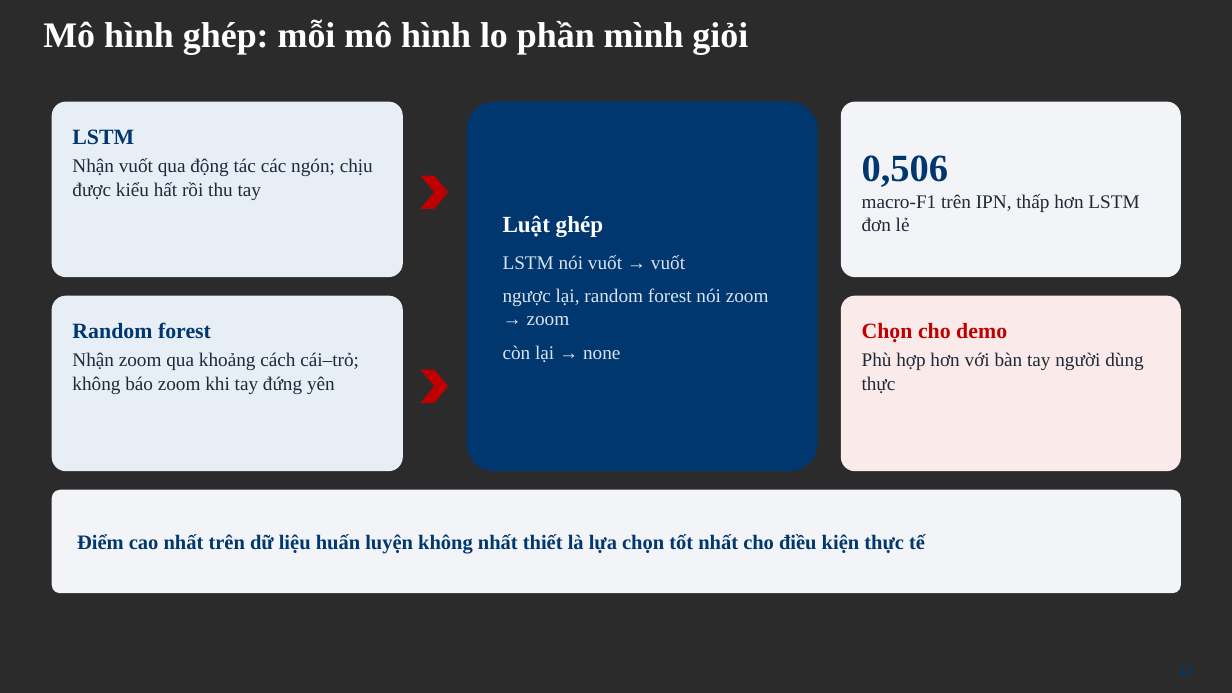
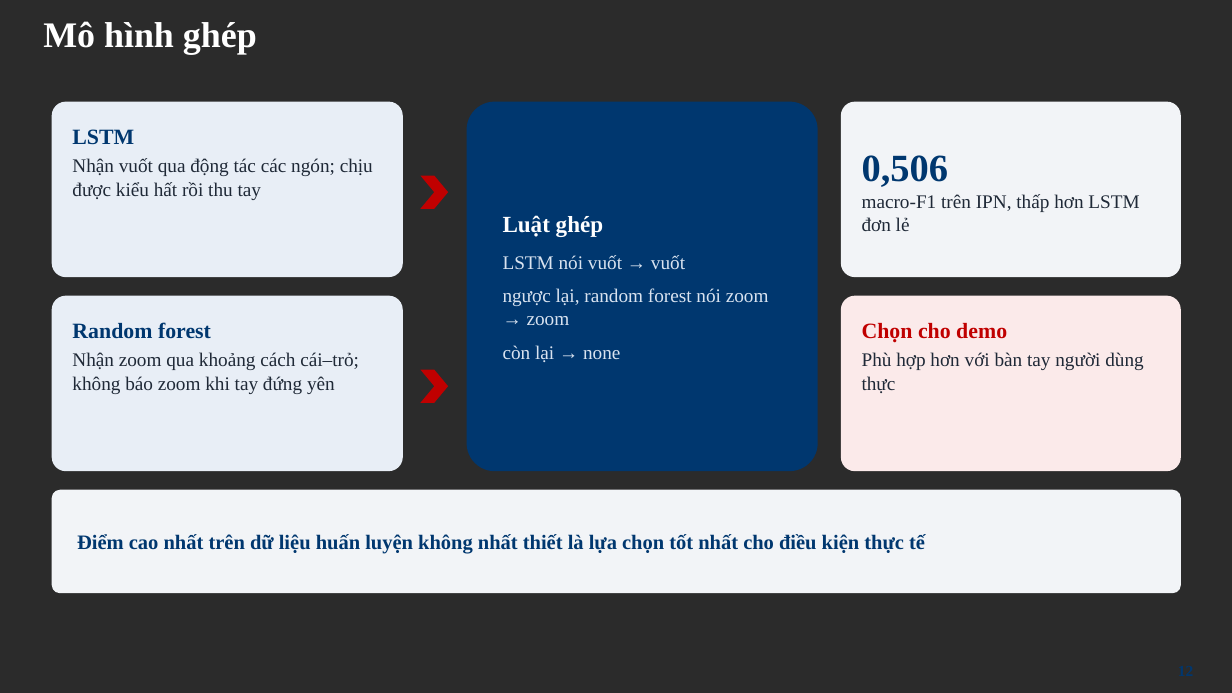
Before and after one commit to tienlamict/cv-action-recognition, a slide deck: slide 12 of docs/bao-cao-tong-ket-du-an.pptx. Drawn at 1232x693 pixels with LibreOffice and Linux fonts; fonts in the diff are those of the drawing; background and template pictures are left out; a plain dark background stands for a picture behind light text. Boxes give left, top, right and bottom in pixels: in the first picture for what was removed or moved away, otherwise in the second. Text is boxed around its words. In the diff, an @@ line names an element or a change of style, - is before the commit and + after.

```diff
--- a/docs/bao-cao-tong-ket-du-an.pptx
+++ b/docs/bao-cao-tong-ket-du-an.pptx
@@ title at [43, 21, 257, 54]: text changed @@
-Mô hình ghép: mỗi mô hình lo phần mình giỏi
+Mô hình ghép
```
Also in this commit, not shown: 3 other slides changed.
